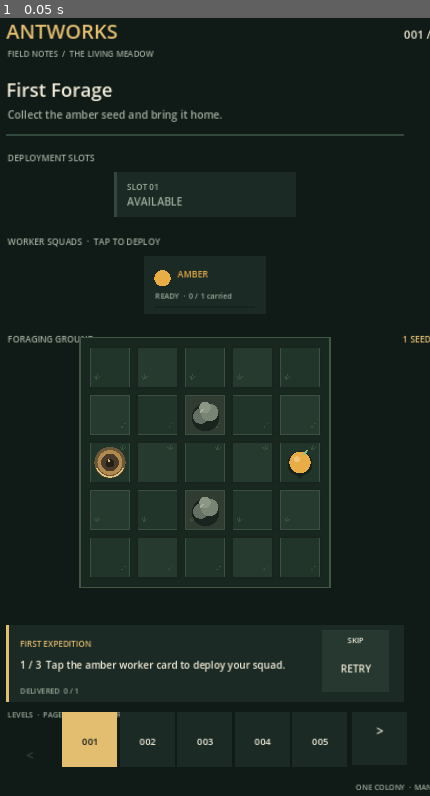
Above: before the commit, frame 1.
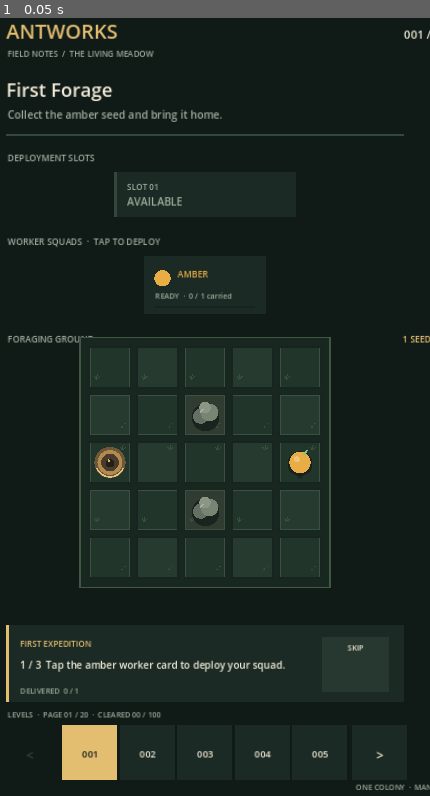
Above: after the commit, the same moment.

Repository: MaiklLX/Game-ANTS
Game: Godot game, scene res://scenes/main.tscn
Same seed, same stepped clock (60 frames per second), same inputs: the game is played once before the commit and once after it.
Inputs:
- Up to frame 1 (0.05 s): no input

The runs differ from the first frame. In frame 1, 0.9% of the frame differs, in the area x 14-90%, y 79-98%.

Commit message:
fix(KT-011.2): keep retry and tutorial skip hit areas aligned

Diff:
--- a/scripts/ui/game_screen.gd
+++ b/scripts/ui/game_screen.gd
@@ -265,16 +265,18 @@
 	var accent_color := Color("#91c99a") if completed else Color("#e58b70") if blocked else COLOR_GOLD
 	draw_rect(panel, panel_color)
 	draw_rect(Rect2(panel.position, Vector2(4, panel.size.y)), accent_color)
-	_restart_rect = Rect2(548, panel.position.y + 20, 106, 88)
-	draw_rect(_restart_rect, COLOR_PANEL_LIGHT)
-	draw_string(font, _restart_rect.position + Vector2(0, 56), "RETRY", HORIZONTAL_ALIGNMENT_CENTER, _restart_rect.size.x, 16, COLOR_TEXT)
+
 	var heading := "FIELD CLEARED" if completed else "FIELD BLOCKED" if blocked else "FIRST EXPEDITION" if _tutorial_active else "COLONY LOG"
 	draw_string(font, Vector2(64, 1035 + _layout_extra * 0.68), heading, HORIZONTAL_ALIGNMENT_LEFT, -1, 13, accent_color if not _tutorial_active else COLOR_GOLD)
 	if _tutorial_active:
+		_tutorial_skip_rect = Rect2(548, panel.position.y + 20, 106, 88)
 		draw_rect(_tutorial_skip_rect, COLOR_PANEL_LIGHT)
 		draw_string(font, _tutorial_skip_rect.position + Vector2(0, 21), "SKIP", HORIZONTAL_ALIGNMENT_CENTER, _tutorial_skip_rect.size.x, 12, COLOR_TEXT)
 		draw_string(font, Vector2(64, 1070 + _layout_extra * 0.68), _tutorial_instruction(), HORIZONTAL_ALIGNMENT_LEFT, 460, 16, COLOR_TEXT)
 	else:
+		_restart_rect = Rect2(548, panel.position.y + 20, 106, 88)
+		draw_rect(_restart_rect, COLOR_PANEL_LIGHT)
+		draw_string(font, _restart_rect.position + Vector2(0, 56), "RETRY", HORIZONTAL_ALIGNMENT_CENTER, _restart_rect.size.x, 16, COLOR_TEXT)
 		draw_string(font, Vector2(64, 1070 + _layout_extra * 0.68), _status, HORIZONTAL_ALIGNMENT_LEFT, 460, 17, COLOR_TEXT)
 	var delivered := _colony.delivered_resources
 	draw_string(font, Vector2(64, 1110 + _layout_extra * 0.68), "DELIVERED  %d / %d" % [delivered, _board.total_resources], HORIZONTAL_ALIGNMENT_LEFT, -1, 12, COLOR_MUTED)
@@ -304,7 +306,7 @@
 	var visible_count := mini(LEVELS_PER_PAGE, maxi(0, _campaign_levels.size() - _level_page_start))
 	for local_index in range(visible_count):
 		var global_index := _level_page_start + local_index
-		var rect := Rect2(buttons_start_x + local_index * (button_width + button_gap), 1140 + _layout_extra * 0.86, button_width, 88)
+		var rect := Rect2(buttons_start_x + local_index * (button_width + button_gap), 1160 + _layout_extra * 0.86, button_width, 88)
 		_level_rects.append(rect)
 		var is_selected := global_index == _level_index
 		draw_rect(rect, COLOR_GOLD if is_selected else COLOR_PANEL)
@@ -314,10 +316,10 @@
 			draw_circle(rect.position + Vector2(rect.size.x - 7.0, 7.0), 3.0, COLOR_GOLD)
 
 	var next_x := buttons_start_x + page_width + 8.0
-	_next_page_rect = Rect2(next_x, 1140 + _layout_extra * 0.86, arrow_width, 84)
+	_next_page_rect = Rect2(next_x, 1160 + _layout_extra * 0.86, arrow_width, 88)
 	var has_next_page := _level_page_start + LEVELS_PER_PAGE < _campaign_levels.size()
 	draw_rect(_next_page_rect, COLOR_PANEL if has_next_page else COLOR_BG)
-	draw_string(font, _next_page_rect.position + Vector2(0, 37), ">", HORIZONTAL_ALIGNMENT_CENTER, arrow_width, 20, COLOR_TEXT if has_next_page else COLOR_GRID)
+	draw_string(font, _next_page_rect.position + Vector2(0, 56), ">", HORIZONTAL_ALIGNMENT_CENTER, arrow_width, 20, COLOR_TEXT if has_next_page else COLOR_GRID)
 
 	draw_string(font, Vector2(360, 1264 + _layout_extra * 0.95), "ONE COLONY  ·  MANY SMALL DECISIONS", HORIZONTAL_ALIGNMENT_CENTER, 720, 12, COLOR_MUTED)
 
